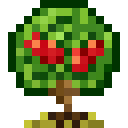
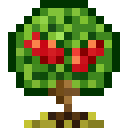
Before/after of a 128×128 layered artwork. What changed in the layer stack:
painted on "icon" over [48, 8, 112, 88]
